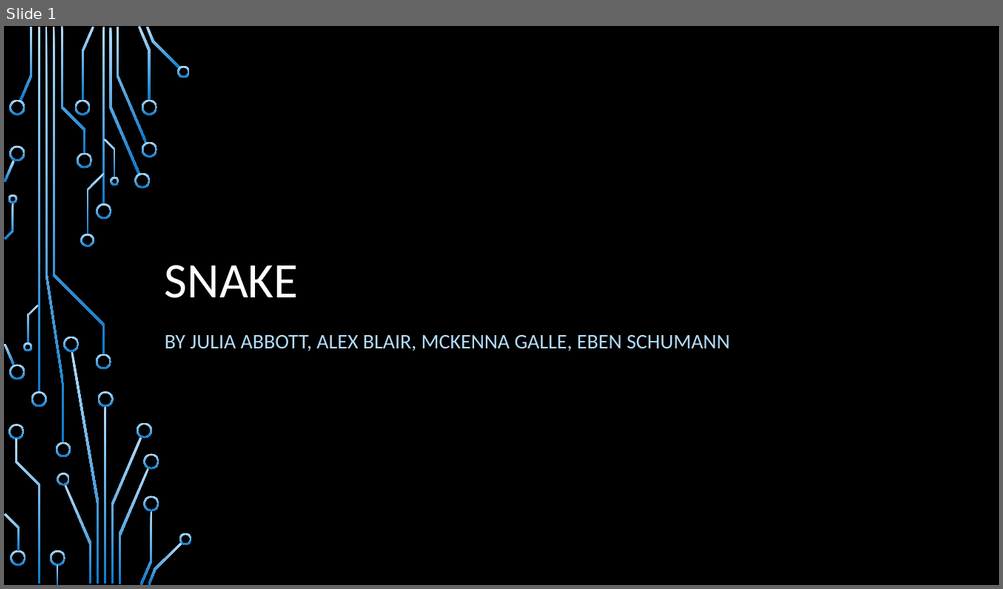
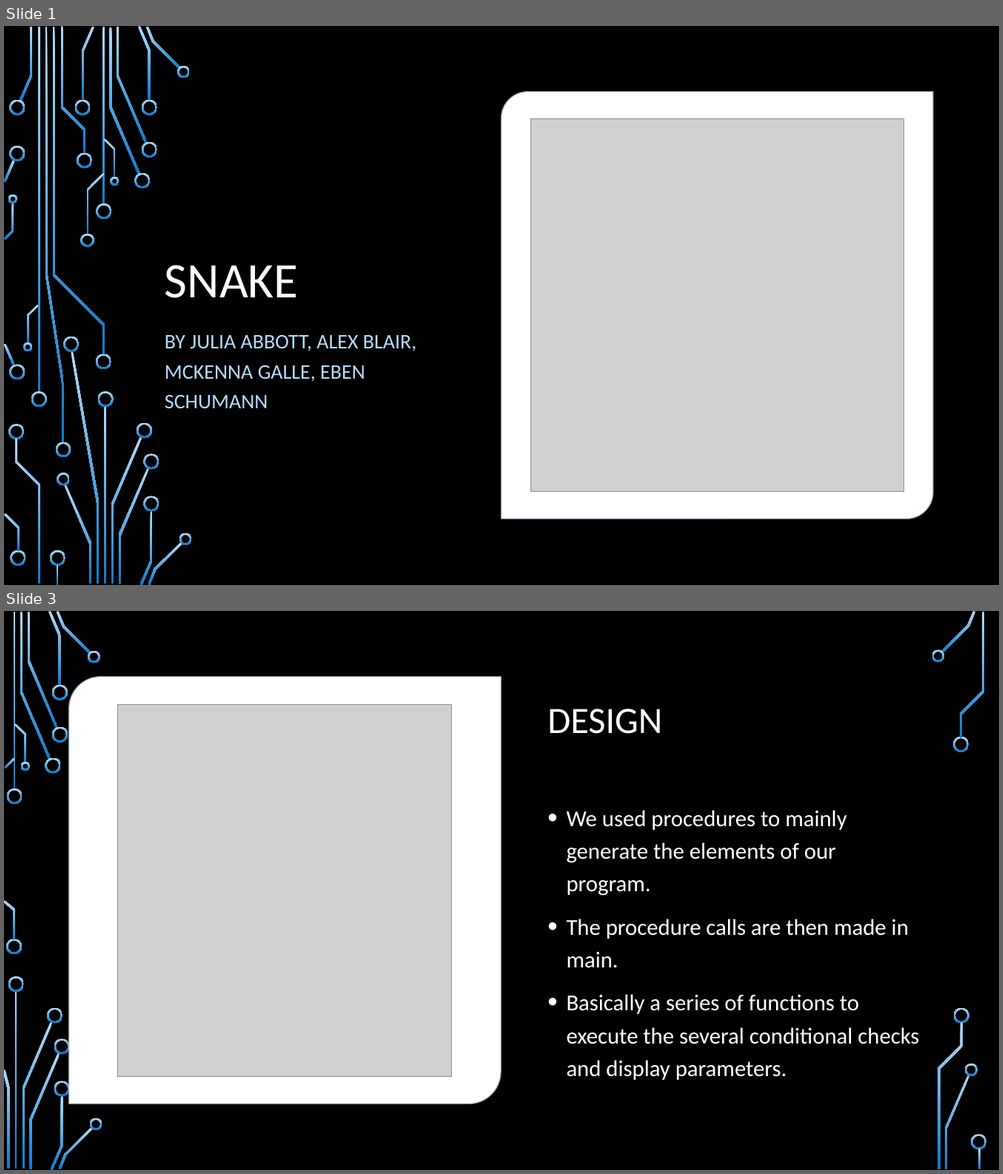
Before and after one commit to AlexBlair42/Snake-MASM, a slide deck: Final Project Presentation.pptx. Shown one above the other, each under a label of ours: slide 1 before the commit, slides 1 and 3 after it; the slides between them are not shown. The pictures are 1003x589 and 1003x1174 pixels, drawn with LibreOffice and Linux fonts; fonts in the diff are those of the drawing; grey boxes stand for pictures; background and template pictures are left out. Boxes give left, top, right and bottom in pixels: in the first picture for what was removed or moved away, otherwise in the second. Text is boxed around its words. In the diff, an @@ line names an element or a change of style, - is before the commit and + after.

```diff
--- a/Final Project Presentation.pptx
+++ b/Final Project Presentation.pptx
@@ slide 3 added at box(4, 611, 999, 1170), background picture (left out) @@
@@ round diag rect added at box(69, 677, 500, 1103), fill #FFFFFF, outline #D2EAFC 1.5 pt @@
@@ picture added at box(117, 704, 451, 1077) @@
@@ title added at box(547, 709, 662, 734), 36 pt, text #FFFFFF @@
+DESIGN
@@ text added at box(566, 810, 919, 1080), 22 pt, text #FFFFFF @@
+• We used procedures to mainly generate the elements of our program.
+• The procedure calls are then made in main.
+• Basically a series of functions to execute the several conditional checks and display parameters.
@@ group added at box(4, 611, 987, 1170): 33 freeform shapes, 3 rectangles @@
@@ slide 1 changed as well @@
@@ round diag rect added at box(502, 92, 933, 518), fill #FFFFFF, outline #D2EAFC 1.5 pt @@
@@ picture added at box(530, 118, 904, 492) @@
@@ subtitle "BY JULIA ABBOTT, ALEX BLAIR, ..." rewrapped from box(165, 335, 730, 352) to box(165, 335, 416, 409) @@
```
Also in this commit, not shown: 3 other slides changed, 1 other slide added, 2 slides removed, 1 other file.
